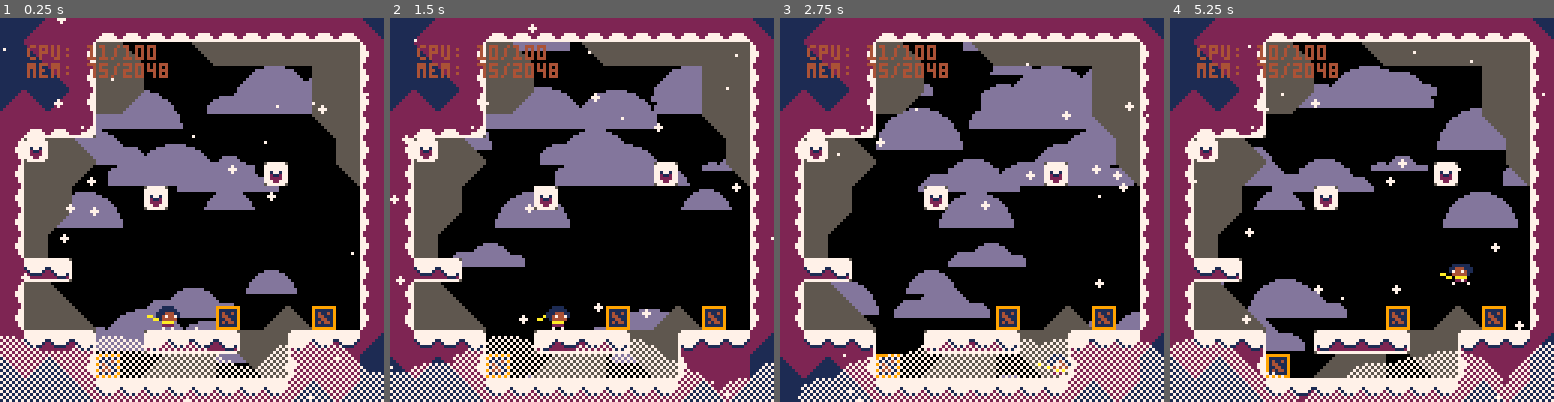
Above: before the commit, frames 1-4 (left to right).
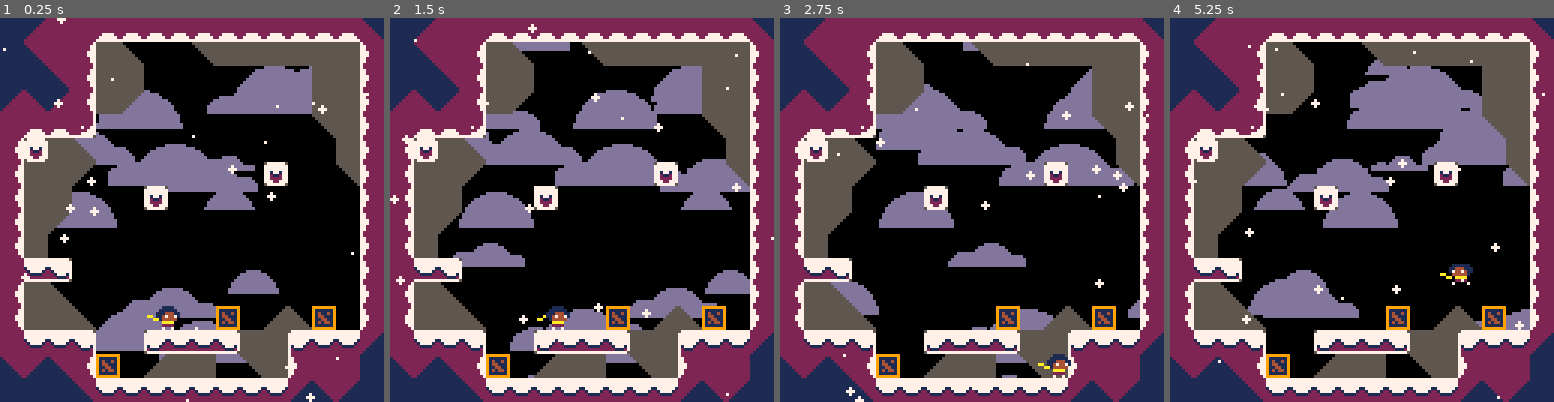
Above: after the commit, the same moments.

Repository: ExOK/Celeste2
Game: PICO-8 cartridge celeste2.p8
Same seed, same stepped clock (60 frames per second), same inputs: the game is played once before the commit and once after it.
Inputs:
- Up to frame 1 (0.25 s): no input
- Up to frame 2 (1.5 s): tap X (X key) at 0.33, 1.07 s; tap O (Z key) at 0.7 s
- Up to frame 3 (2.75 s): hold Right 1.6-2.1 s; tap O (Z key) at 1.7, 2.1, 2.5 s; tap X (X key) at 1.85 s; hold Up 2.15-2.42 s; hold Right from 2.47 s (still down)
- Up to frame 4 (5.25 s): tap O (Z key) every 0.4 s from 2.9 to 4.9 s; tap X (X key) at 2.97, 4.08, 5.2 s; release Right at 3.03 s; hold Left 3.08-3.58 s; hold Down 3.63-3.97 s; hold Right 4.02-4.68 s; hold Up 4.73-5.03 s; hold Left from 5.08 s (still down)

The runs differ from the first frame. In frame 1, 9.1% of the frame differs, in the area x 0-100%, y 7-100%; in frame 2, 14%; in frame 3, 19%, in the area x 4-100%, y 7-100%; in frame 4, 15%.

Commit message:
removed fg clouds for now

Diff:
--- a/celeste2.p8
+++ b/celeste2.p8
@@ -153,30 +153,9 @@
 		snow[i].y += sin(time() * 0.25 + i * 0.1)
 	end
 
-	-- draw clouds
-	fillp(0b0101101001011010.1)
-	local cc = 7
-	for i=0,#clouds/2 do
-		local c = clouds[i]
-		local s = c.s * 1.5
-		local x = c.x % (128 + s) - s / 2
-		local y = 129
-		clip(x - s / 2, y - s / 2, s, s / 2)
-		circfill(x, y, s / 3, cc)
-		if (i % 2 == 0) then
-			circfill(x - s / 3, y, s / 5, cc)
-		end
-		if (i % 2 == 0) then
-			circfill(x + s / 3, y, s / 6, cc)
-		end
-		c.x += (4 - i % 4) * 0.25
-	end
-	clip(0,0,128,128)
-	fillp()
-
 	-- debug
-	print("cpu: " .. flr(stat(1) * 100) .. "/100", 9, 9, 4)
-	print("mem: " .. flr(stat(0)) .. "/2048", 9, 15, 4)
+	-- print("cpu: " .. flr(stat(1) * 100) .. "/100", 9, 9, 4)
+	-- print("mem: " .. flr(stat(0)) .. "/2048", 9, 15, 4)
 end
 
 -->8
--- /dev/null
+++ b/fgclouds.lua
@@ -0,0 +1,22 @@
+
+
+	-- draw FG clouds
+	fillp(0b0101101001011010.1)
+	local cc = 7
+	for i=0,#clouds/2 do
+		local c = clouds[i]
+		local s = c.s * 1.5
+		local x = c.x % (128 + s) - s / 2
+		local y = 129
+		clip(x - s / 2, y - s / 2, s, s / 2)
+		circfill(x, y, s / 3, cc)
+		if (i % 2 == 0) then
+			circfill(x - s / 3, y, s / 5, cc)
+		end
+		if (i % 2 == 0) then
+			circfill(x + s / 3, y, s / 6, cc)
+		end
+		c.x += (4 - i % 4) * 0.25
+	end
+	clip(0,0,128,128)
+	fillp()
